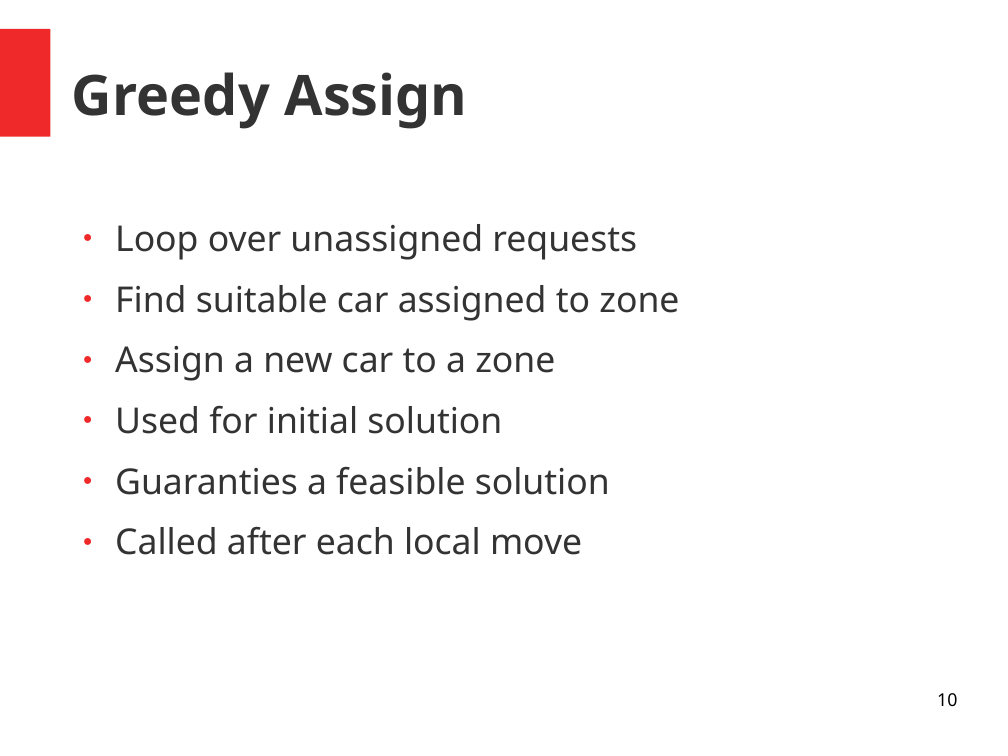
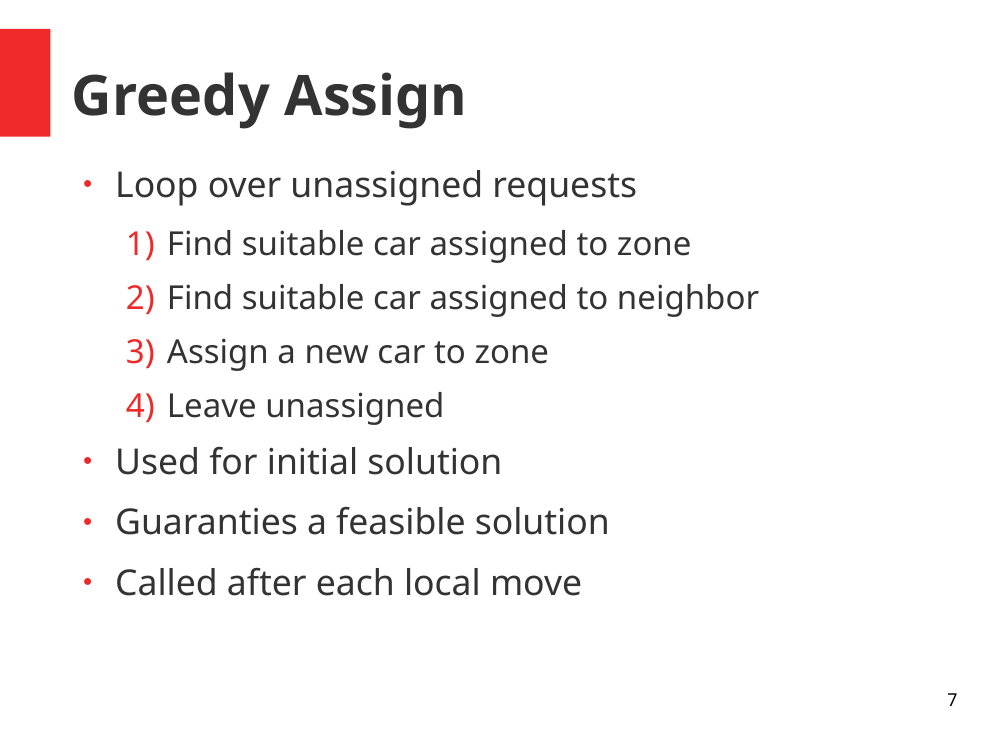
Before and after one commit to dries007/ProjectAI-CarSharing, a slide deck: slide 7 of Paper/ppt/presentation.odp (slide 10 before the commit). Drawn at 1008x756 pixels with LibreOffice and Linux fonts; fonts in the diff are those of the drawing. Boxes give left, top, right and bottom in pixels: in the first picture for what was removed or moved away, otherwise in the second. Text is boxed around its words. In the diff, an @@ line names an element or a change of style, - is before the commit and + after.

Commit message:
Presentation & Typos in paper

```diff
--- a/Paper/ppt/presentation.odp
+++ b/Paper/ppt/presentation.odp
@@ text "Loop over unassigned requests": place and size @@
-text "Loop over unassigned requests" at (115,224,679,555)
+text "Loop over unassigned requests" at (115,170,759,596)
@@ text at (167,230,692,263): size 28 to 26 pt in "Find suitable car assigned to zone"; bullet ● to 1); list level 1 to 2 in "Find suitable car assigned to ..." @@
@@ text at (167,284,759,425): text changed; size 28 to 26 pt @@
-● Assign a new car to a zone
+  2) Find suitable car assigned to neighbor
+  3) Assign a new car to zone
+  4) Leave unassigned
@@ page number at (947,693,957,706): text changed @@
-10
+7
```
Also in this commit, not shown: 9 other slides changed, 7 slides added, 8 slides removed, 3 other files.
